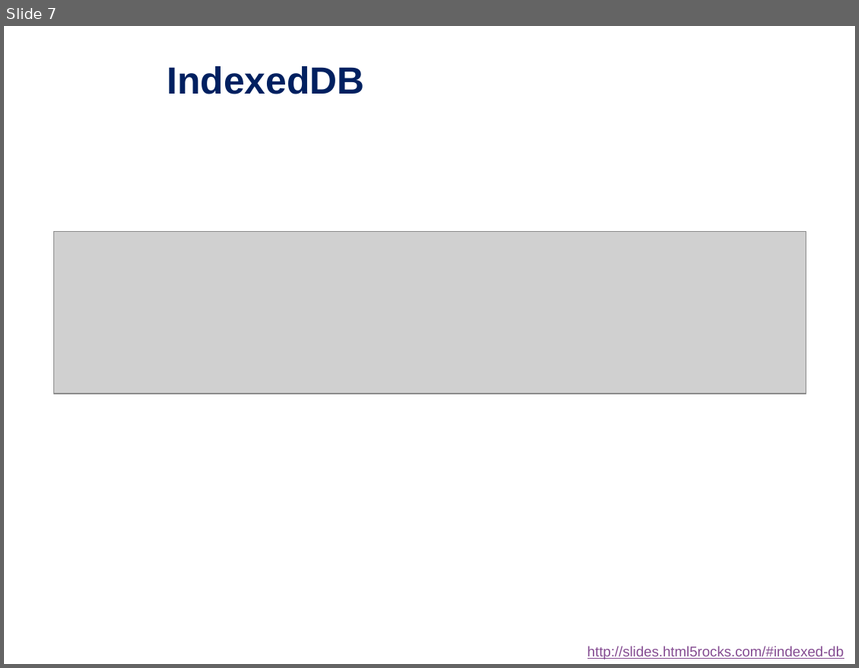
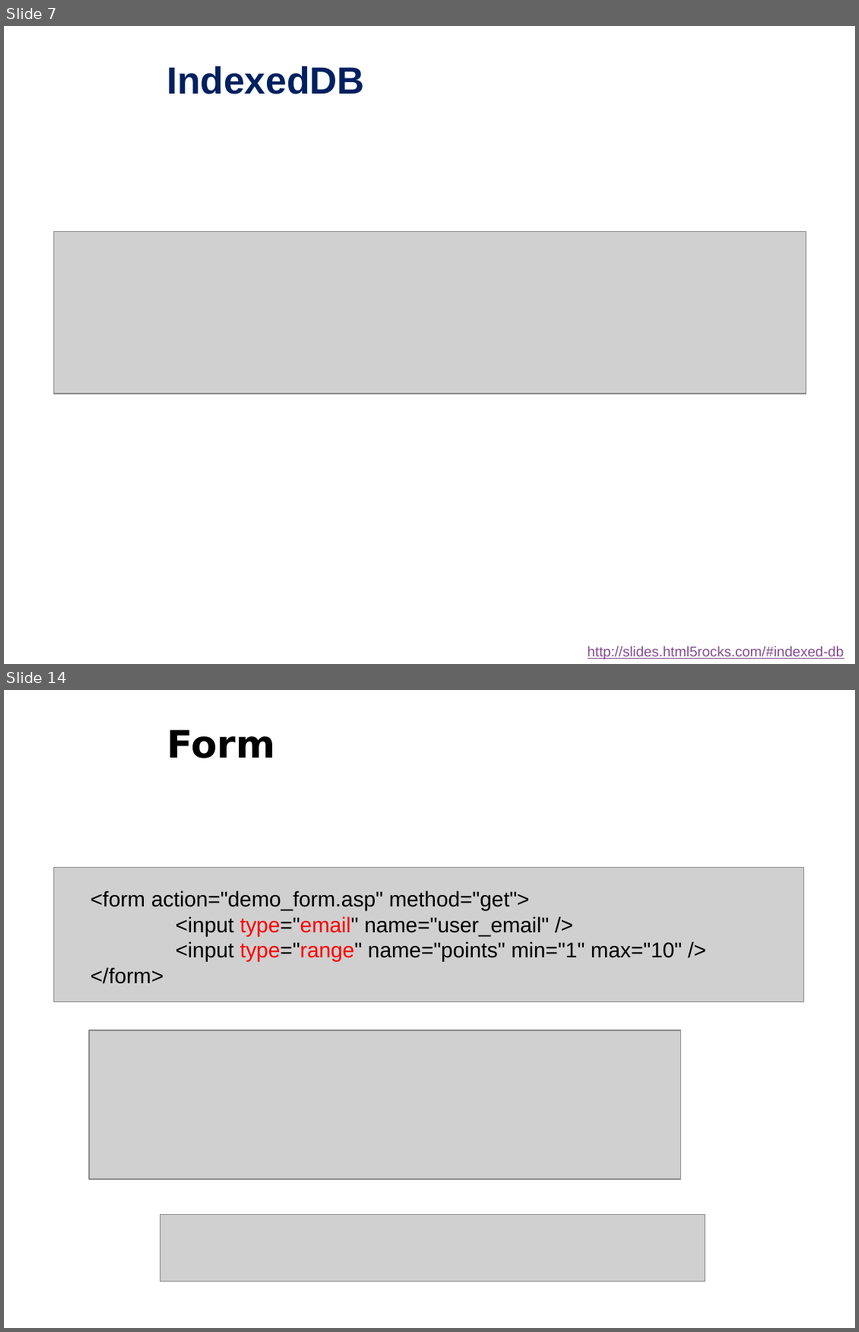
Before and after one commit to Alex7Huynh/lthd061727, a slide deck: Serminar Html5/1. Slide/HTML5.pptx. Shown one above the other, each under a label of ours: slide 7 before the commit, slides 7 and 14 after it; the slides between them are not shown. The pictures are 859x668 and 859x1332 pixels, drawn with LibreOffice and Linux fonts; fonts in the diff are those of the drawing; grey boxes stand for pictures; background and template pictures are left out. Boxes give left, top, right and bottom in pixels: in the first picture for what was removed or moved away, otherwise in the second. Text is boxed around its words. In the diff, an @@ line names an element or a change of style, - is before the commit and + after.

Commit message:
Cập nhật slide + báo cáo và demo Drag & Drop.

```diff
--- a/Serminar Html5/1. Slide/HTML5.pptx
+++ b/Serminar Html5/1. Slide/HTML5.pptx
@@ slide 14 added at (4,690,855,1328), background picture (left out) @@
@@ title added at (167,730,276,758), 32 pt, text #000000, bold @@
+Form
@@ picture added at (53,867,804,1002) @@
@@ text added at (91,891,682,984), 18 pt, text #000000 @@
+<form action="demo_form.asp" method="get">
+<input type="email" name="user_email" />
+<input type="range" name="points" min="1" max="10" />
+</form>
@@ picture added at (89,1030,680,1179) @@
@@ picture added at (160,1215,705,1281) @@
```
Also in this commit, not shown: 4 slides changed, 18 other slides added, 1 slide removed, 8 other files.
